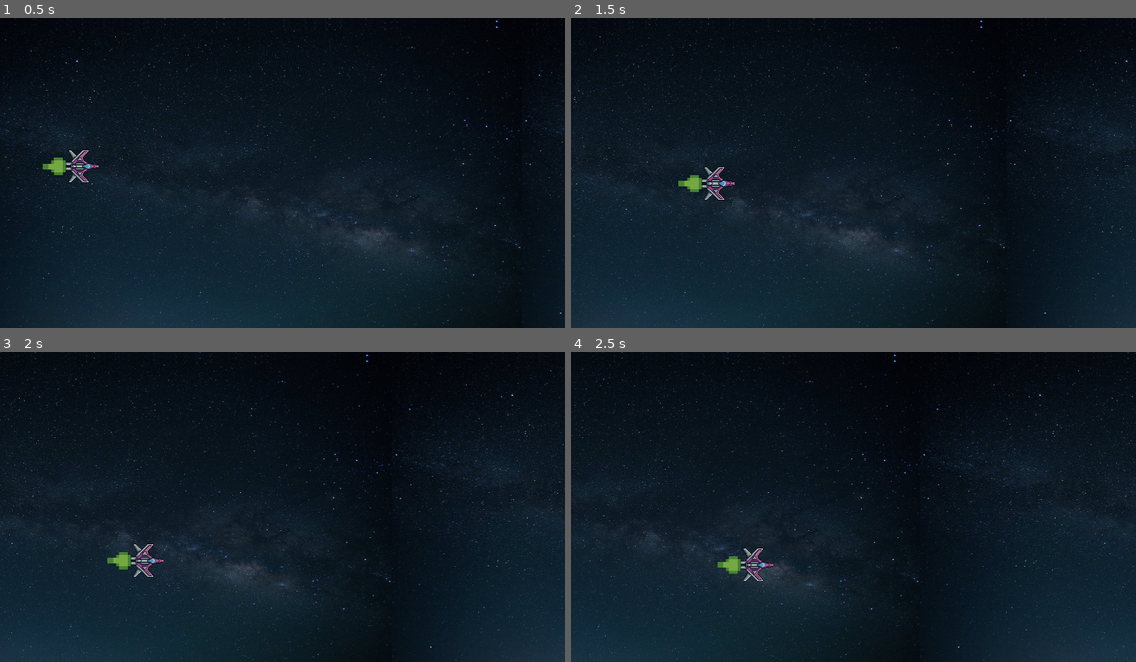
Above: before the commit, frames 1-4 (two rows, left to right).
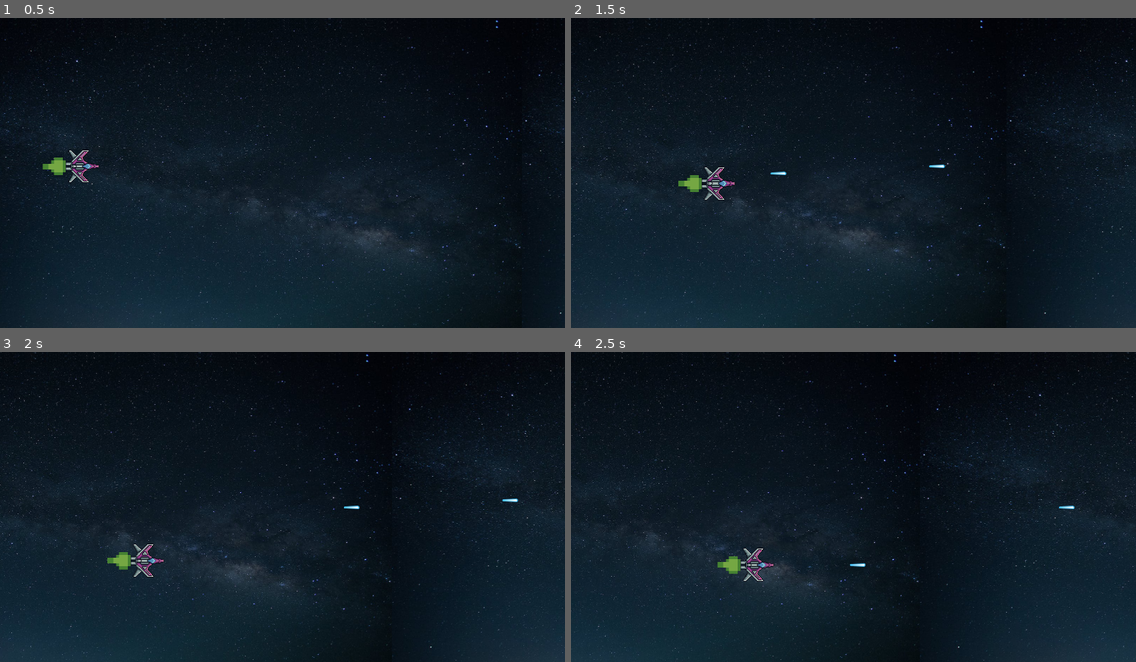
Above: after the commit, the same moments.

Repository: mhonen/Invaders
Game: Godot game, scene res://main.tscn
Two runs of this game, one before a commit and one after it. Both use one fixed random seed, a clock stepped at 60 frames per second and the inputs below.
Inputs:
- Up to frame 1 (0.5 s): no input
- Up to frame 2 (1.5 s): hold Right (right) 0.53-1.28 s; tap Space (shoot, bound only after the commit) at 0.6, 1.35 s; hold Down (down) from 1.28 s (still down)
- Up to frame 3 (2 s): keep holding Down (down)
- Up to frame 4 (2.5 s): release Down (down) at 2.03 s; hold Right (right) from 2.03 s (still down); tap Space (shoot, bound only after the commit) at 2.1 s

Frame 1 is identical in both runs. In frame 2, less than 0.1% of the frame differs, in the area x 35-67%, y 47-51%; in frame 3, less than 0.1%; in frame 4, less than 0.1%.

Commit message:
Added Player Laser to game
Added Laser node that controls the laser when the player presses the space key.

Diff:
--- /dev/null
+++ b/Lasers/laser.gd
@@ -0,0 +1,13 @@
+extends Area2D
+
+@export var speed := 1000.0
+
+var movement_vector := Vector2(1, 0)
+
+# Called every frame. 'delta' is the elapsed time since the previous frame.
+func _physics_process(delta: float) -> void:
+	global_position += movement_vector * speed * delta
+
+
+func _on_visible_on_screen_notifier_2d_screen_exited() -> void:
+	queue_free()
--- /dev/null
+++ b/Lasers/laser.tscn
@@ -0,0 +1,28 @@
+[gd_scene load_steps=4 format=3 uid="uid://bgh83ypponsc7"]
+
+[ext_resource type="Script" path="res://Lasers/laser.gd" id="1_lhwlh"]
+[ext_resource type="Texture2D" uid="uid://7yj5dpdf7we3" path="res://Spaceship Pack/laserBlue16.png" id="2_4d0lm"]
+
+[sub_resource type="CapsuleShape2D" id="CapsuleShape2D_0702u"]
+radius = 7.0
+height = 56.0
+
+[node name="Laser" type="Area2D"]
+rotation = 1.5708
+collision_layer = 8
+collision_mask = 5
+script = ExtResource("1_lhwlh")
+
+[node name="Sprite2D" type="Sprite2D" parent="."]
+position = Vector2(0, -28)
+texture = ExtResource("2_4d0lm")
+
+[node name="CollisionShape2D" type="CollisionShape2D" parent="."]
+position = Vector2(0, -28)
+shape = SubResource("CapsuleShape2D_0702u")
+
+[node name="VisibleOnScreenNotifier2D" type="VisibleOnScreenNotifier2D" parent="."]
+position = Vector2(-0.198429, -27.4819)
+scale = Vector2(0.781733, 2.83543)
+
+[connection signal="screen_exited" from="VisibleOnScreenNotifier2D" to="." method="_on_visible_on_screen_notifier_2d_screen_exited"]
--- a/Player/player.gd
+++ b/Player/player.gd
@@ -1,4 +1,9 @@
 extends CharacterBody2D
+
+signal laser_shot(laser)
+
+@onready var muzzle = $Muzzle
+var laser_scene = preload("res://Lasers/laser.tscn")
 
 var speed = 300
 
@@ -10,6 +15,9 @@
 func _process(delta):
 
 	move(delta)
+
+	if Input.is_action_just_pressed("shoot"):
+		shoot_laser()
 
 func move(delta):
 	if Input.is_action_pressed("left"):
@@ -26,3 +34,8 @@
 	var viewRect = get_viewport_rect()
 	position.x = clamp(position.x, 200, viewRect.size.x - 200)
 	position.y = clamp(position.y, 150, viewRect.size.y - 150)
+
+func shoot_laser():
+	var l = laser_scene.instantiate()
+	l.global_position = muzzle.global_position
+	emit_signal("laser_shot", l)
--- a/Player/player.tscn
+++ b/Player/player.tscn
@@ -30,8 +30,10 @@
 
 [node name="Player" type="CharacterBody2D"]
 texture_filter = 1
-position = Vector2(977, 546)
+position = Vector2(964, 547)
 scale = Vector2(10, 10)
+collision_layer = 2
+collision_mask = 5
 script = ExtResource("1_omjp2")
 metadata/_edit_group_ = true
 
@@ -56,3 +58,6 @@
 libraries = {
 "": SubResource("AnimationLibrary_8h53i")
 }
+
+[node name="Muzzle" type="Node2D" parent="."]
+position = Vector2(6.30001, -0.0999908)
--- /dev/null
+++ b/main.gd
@@ -0,0 +1,12 @@
+extends Node
+
+
+@onready var lasers = $Lasers
+@onready var player = $Player
+
+func _ready():
+	player.connect("laser_shot", _on_player_laser_shot)
+
+
+func _on_player_laser_shot(laser):
+	lasers.add_child(laser)
--- a/main.tscn
+++ b/main.tscn
@@ -1,16 +1,18 @@
-[gd_scene load_steps=4 format=3 uid="uid://bs615ctoh40tu"]
+[gd_scene load_steps=5 format=3 uid="uid://bs615ctoh40tu"]
 
+[ext_resource type="Script" path="res://main.gd" id="1_4ppa0"]
 [ext_resource type="Texture2D" uid="uid://bdgtc66o321gt" path="res://Background/background.jpeg" id="1_xfq6u"]
-[ext_resource type="Script" path="res://ParallaxBackground.gd" id="2_en1c5"]
+[ext_resource type="Script" path="res://Player/ParallaxBackground.gd" id="2_336th"]
 [ext_resource type="PackedScene" uid="uid://c40wccuxvthp" path="res://Player/player.tscn" id="2_v4cw8"]
 
 [node name="Main" type="Node"]
+script = ExtResource("1_4ppa0")
 
 [node name="Player" parent="." instance=ExtResource("2_v4cw8")]
 position = Vector2(287, 518)
 
 [node name="ParallaxBackground" type="ParallaxBackground" parent="."]
-script = ExtResource("2_en1c5")
+script = ExtResource("2_336th")
 
 [node name="ParallaxLayer" type="ParallaxLayer" parent="ParallaxBackground"]
 motion_mirroring = Vector2(1960, 20)
@@ -19,3 +21,5 @@
 offset_right = 1963.0
 offset_bottom = 1067.0
 texture = ExtResource("1_xfq6u")
+
+[node name="Lasers" type="Node" parent="."]
--- a/project.godot
+++ b/project.godot
@@ -46,3 +46,15 @@
 , Object(InputEventKey,"resource_local_to_scene":false,"resource_name":"","device":-1,"window_id":0,"alt_pressed":false,"shift_pressed":false,"ctrl_pressed":false,"meta_pressed":false,"pressed":false,"keycode":0,"physical_keycode":83,"key_label":0,"unicode":115,"echo":false,"script":null)
 ]
 }
+shoot={
+"deadzone": 0.5,
+"events": [Object(InputEventKey,"resource_local_to_scene":false,"resource_name":"","device":-1,"window_id":0,"alt_pressed":false,"shift_pressed":false,"ctrl_pressed":false,"meta_pressed":false,"pressed":false,"keycode":0,"physical_keycode":32,"key_label":0,"unicode":32,"echo":false,"script":null)
+]
+}
+
+[layer_names]
+
+2d_physics/layer_1="world"
+2d_physics/layer_2="player"
+2d_physics/layer_3="enemies"
+2d_physics/layer_4="projectile"
Renamed: ParallaxBackground.gd -> Player/ParallaxBackground.gd
Binary file added: Spaceship Pack/laserBlue16.png
Not shown, changed: Spaceship Pack/laserBlue16.png.import
Binary file removed: Spaceship Pack/missile.png
Binary file removed: Spaceship Pack/shot.png
Not shown, removed: Spaceship Pack/shot.png.import
